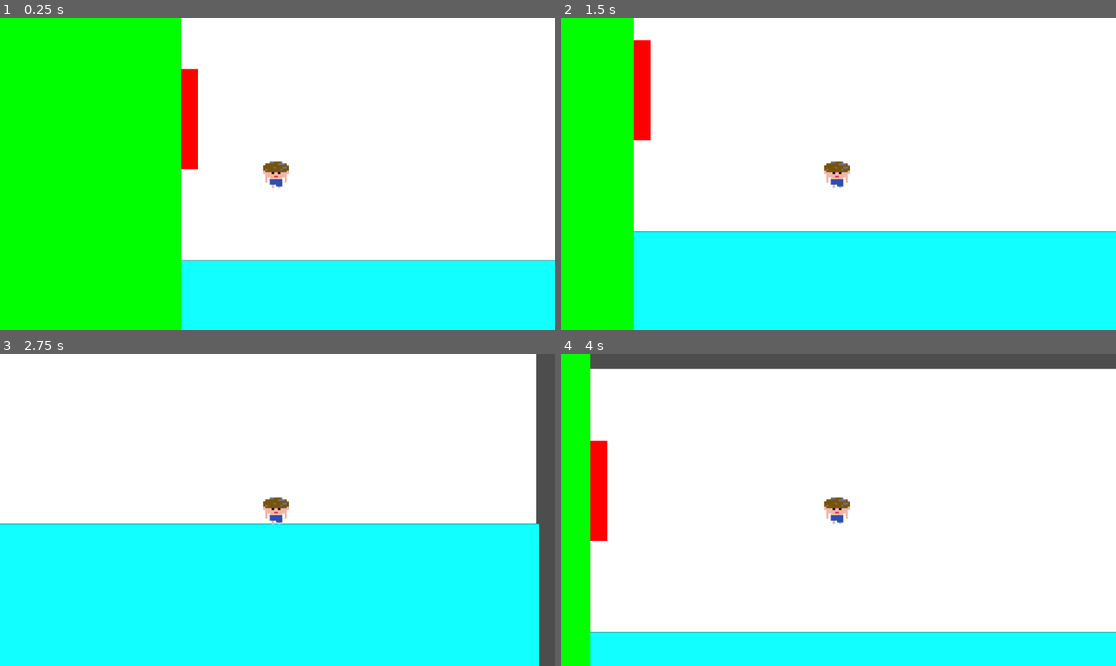
Above: before the commit, frames 1-4 (two rows, left to right).
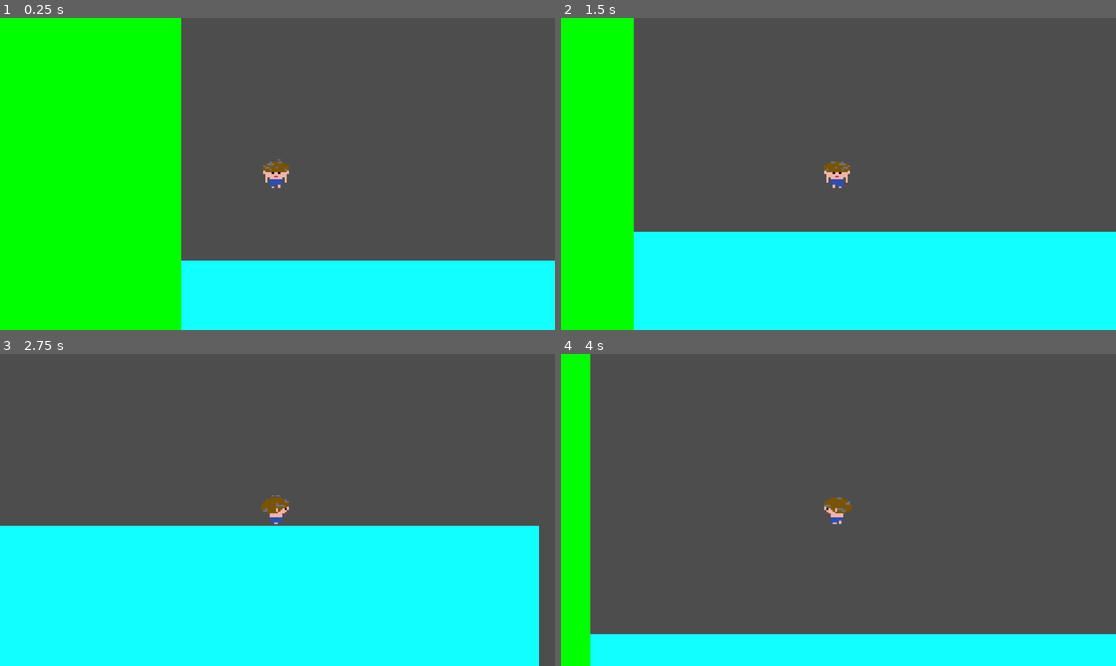
Above: after the commit, the same moments.

Repository: JohannesTammerand/Sauna.net
Game: Godot game, scene res://Assets/Scenes/node_2d.tscn
Two runs of this game, one before a commit and one after it. Both use one fixed random seed, a clock stepped at 60 frames per second and the inputs below.
Inputs:
- Up to frame 1 (0.25 s): no input
- Up to frame 2 (1.5 s): hold Right (ui_right) 0.53-1.28 s; hold Down (ui_down) from 1.28 s (still down)
- Up to frame 3 (2.75 s): release Down (ui_down) at 2.03 s; hold Right (ui_right) from 2.03 s (still down)
- Up to frame 4 (4 s): release Right (ui_right) at 2.78 s; hold Up (ui_up) 2.78-3.53 s; hold Left (ui_left) from 3.53 s (still down)

The runs differ from the first frame. In frame 1, 52% of the frame differs, in the area x 32-100%, y 0-78%; in frame 2, 59%; in frame 3, 53%; in frame 4, 81%, in the area x 5-100%, y 4-90%.

Commit message:
laup hommik

Diff:
--- a/Assets/Scenes/node_2d.tscn
+++ b/Assets/Scenes/node_2d.tscn
@@ -1,8 +1,104 @@
-[gd_scene load_steps=14 format=3 uid="uid://dcmnjyre1fap5"]
+[gd_scene load_steps=58 format=3 uid="uid://dcmnjyre1fap5"]
 
 [ext_resource type="Script" path="res://Assets/Scripts/Player.gd" id="1_ck1m6"]
 [ext_resource type="Texture2D" uid="uid://dm5e076i47qcu" path="res://Assets/Sprites/playerSpriteSheet.png" id="2_vgqls"]
 
+[sub_resource type="AtlasTexture" id="AtlasTexture_x27k0"]
+atlas = ExtResource("2_vgqls")
+region = Rect2(0, 0, 16, 16)
+
+[sub_resource type="AtlasTexture" id="AtlasTexture_nxq3k"]
+atlas = ExtResource("2_vgqls")
+region = Rect2(0, 16, 16, 16)
+
+[sub_resource type="AtlasTexture" id="AtlasTexture_r7bpn"]
+atlas = ExtResource("2_vgqls")
+region = Rect2(0, 32, 16, 16)
+
+[sub_resource type="AtlasTexture" id="AtlasTexture_xfq8y"]
+atlas = ExtResource("2_vgqls")
+region = Rect2(0, 48, 16, 16)
+
+[sub_resource type="AtlasTexture" id="AtlasTexture_50plp"]
+atlas = ExtResource("2_vgqls")
+region = Rect2(0, 64, 16, 16)
+
+[sub_resource type="AtlasTexture" id="AtlasTexture_rsxc2"]
+atlas = ExtResource("2_vgqls")
+region = Rect2(0, 80, 16, 16)
+
+[sub_resource type="AtlasTexture" id="AtlasTexture_nyf5u"]
+atlas = ExtResource("2_vgqls")
+region = Rect2(0, 96, 16, 16)
+
+[sub_resource type="AtlasTexture" id="AtlasTexture_334qs"]
+atlas = ExtResource("2_vgqls")
+region = Rect2(0, 112, 16, 16)
+
+[sub_resource type="AtlasTexture" id="AtlasTexture_xy5ly"]
+atlas = ExtResource("2_vgqls")
+region = Rect2(32, 0, 16, 16)
+
+[sub_resource type="AtlasTexture" id="AtlasTexture_61t5b"]
+atlas = ExtResource("2_vgqls")
+region = Rect2(32, 16, 16, 16)
+
+[sub_resource type="AtlasTexture" id="AtlasTexture_40r0k"]
+atlas = ExtResource("2_vgqls")
+region = Rect2(32, 32, 16, 16)
+
+[sub_resource type="AtlasTexture" id="AtlasTexture_nphti"]
+atlas = ExtResource("2_vgqls")
+region = Rect2(32, 48, 16, 16)
+
+[sub_resource type="AtlasTexture" id="AtlasTexture_ndgee"]
+atlas = ExtResource("2_vgqls")
+region = Rect2(32, 64, 16, 16)
+
+[sub_resource type="AtlasTexture" id="AtlasTexture_bg03c"]
+atlas = ExtResource("2_vgqls")
+region = Rect2(32, 80, 16, 16)
+
+[sub_resource type="AtlasTexture" id="AtlasTexture_0qj3p"]
+atlas = ExtResource("2_vgqls")
+region = Rect2(32, 96, 16, 16)
+
+[sub_resource type="AtlasTexture" id="AtlasTexture_qlu2e"]
+atlas = ExtResource("2_vgqls")
+region = Rect2(32, 112, 16, 16)
+
+[sub_resource type="AtlasTexture" id="AtlasTexture_2jte3"]
+atlas = ExtResource("2_vgqls")
+region = Rect2(16, 0, 16, 16)
+
+[sub_resource type="AtlasTexture" id="AtlasTexture_13j3d"]
+atlas = ExtResource("2_vgqls")
+region = Rect2(16, 16, 16, 16)
+
+[sub_resource type="AtlasTexture" id="AtlasTexture_8pd02"]
+atlas = ExtResource("2_vgqls")
+region = Rect2(16, 32, 16, 16)
+
+[sub_resource type="AtlasTexture" id="AtlasTexture_ljl7d"]
+atlas = ExtResource("2_vgqls")
+region = Rect2(16, 48, 16, 16)
+
+[sub_resource type="AtlasTexture" id="AtlasTexture_8jvl7"]
+atlas = ExtResource("2_vgqls")
+region = Rect2(16, 64, 16, 16)
+
+[sub_resource type="AtlasTexture" id="AtlasTexture_egloc"]
+atlas = ExtResource("2_vgqls")
+region = Rect2(16, 80, 16, 16)
+
+[sub_resource type="AtlasTexture" id="AtlasTexture_p3va1"]
+atlas = ExtResource("2_vgqls")
+region = Rect2(16, 96, 16, 16)
+
+[sub_resource type="AtlasTexture" id="AtlasTexture_tfjnf"]
+atlas = ExtResource("2_vgqls")
+region = Rect2(16, 112, 16, 16)
+
 [sub_resource type="AtlasTexture" id="AtlasTexture_rf4u8"]
 atlas = ExtResource("2_vgqls")
 region = Rect2(64, 0, 16, 16)
@@ -34,11 +130,162 @@
 [sub_resource type="AtlasTexture" id="AtlasTexture_owexa"]
 atlas = ExtResource("2_vgqls")
 region = Rect2(64, 112, 16, 16)
+
+[sub_resource type="AtlasTexture" id="AtlasTexture_4mrki"]
+atlas = ExtResource("2_vgqls")
+region = Rect2(96, 0, 16, 16)
+
+[sub_resource type="AtlasTexture" id="AtlasTexture_qoltc"]
+atlas = ExtResource("2_vgqls")
+region = Rect2(96, 16, 16, 16)
+
+[sub_resource type="AtlasTexture" id="AtlasTexture_xoe8c"]
+atlas = ExtResource("2_vgqls")
+region = Rect2(96, 32, 16, 16)
+
+[sub_resource type="AtlasTexture" id="AtlasTexture_qhi3i"]
+atlas = ExtResource("2_vgqls")
+region = Rect2(96, 48, 16, 16)
+
+[sub_resource type="AtlasTexture" id="AtlasTexture_4ik05"]
+atlas = ExtResource("2_vgqls")
+region = Rect2(96, 64, 16, 16)
+
+[sub_resource type="AtlasTexture" id="AtlasTexture_n5put"]
+atlas = ExtResource("2_vgqls")
+region = Rect2(96, 80, 16, 16)
+
+[sub_resource type="AtlasTexture" id="AtlasTexture_xb5d6"]
+atlas = ExtResource("2_vgqls")
+region = Rect2(96, 96, 16, 16)
+
+[sub_resource type="AtlasTexture" id="AtlasTexture_0xsfs"]
+atlas = ExtResource("2_vgqls")
+region = Rect2(96, 112, 16, 16)
+
+[sub_resource type="AtlasTexture" id="AtlasTexture_iatyd"]
+atlas = ExtResource("2_vgqls")
+region = Rect2(80, 0, 16, 16)
+
+[sub_resource type="AtlasTexture" id="AtlasTexture_lmfee"]
+atlas = ExtResource("2_vgqls")
+region = Rect2(80, 16, 16, 16)
+
+[sub_resource type="AtlasTexture" id="AtlasTexture_okjbi"]
+atlas = ExtResource("2_vgqls")
+region = Rect2(80, 32, 16, 16)
+
+[sub_resource type="AtlasTexture" id="AtlasTexture_g7u6s"]
+atlas = ExtResource("2_vgqls")
+region = Rect2(80, 48, 16, 16)
+
+[sub_resource type="AtlasTexture" id="AtlasTexture_uv5ey"]
+atlas = ExtResource("2_vgqls")
+region = Rect2(80, 64, 16, 16)
+
+[sub_resource type="AtlasTexture" id="AtlasTexture_kjk31"]
+atlas = ExtResource("2_vgqls")
+region = Rect2(80, 80, 16, 16)
+
+[sub_resource type="AtlasTexture" id="AtlasTexture_lpyap"]
+atlas = ExtResource("2_vgqls")
+region = Rect2(80, 96, 16, 16)
+
+[sub_resource type="AtlasTexture" id="AtlasTexture_cojgy"]
+atlas = ExtResource("2_vgqls")
+region = Rect2(80, 112, 16, 16)
 
 [sub_resource type="SpriteFrames" id="SpriteFrames_gesk0"]
 animations = [{
 "frames": [{
 "duration": 1.0,
+"texture": SubResource("AtlasTexture_x27k0")
+}, {
+"duration": 1.0,
+"texture": SubResource("AtlasTexture_nxq3k")
+}, {
+"duration": 1.0,
+"texture": SubResource("AtlasTexture_r7bpn")
+}, {
+"duration": 1.0,
+"texture": SubResource("AtlasTexture_xfq8y")
+}, {
+"duration": 1.0,
+"texture": SubResource("AtlasTexture_50plp")
+}, {
+"duration": 1.0,
+"texture": SubResource("AtlasTexture_rsxc2")
+}, {
+"duration": 1.0,
+"texture": SubResource("AtlasTexture_nyf5u")
+}, {
+"duration": 1.0,
+"texture": SubResource("AtlasTexture_334qs")
+}],
+"loop": true,
+"name": &"idleDown",
+"speed": 5.0
+}, {
+"frames": [{
+"duration": 1.0,
+"texture": SubResource("AtlasTexture_xy5ly")
+}, {
+"duration": 1.0,
+"texture": SubResource("AtlasTexture_61t5b")
+}, {
+"duration": 1.0,
+"texture": SubResource("AtlasTexture_40r0k")
+}, {
+"duration": 1.0,
+"texture": SubResource("AtlasTexture_nphti")
+}, {
+"duration": 1.0,
+"texture": SubResource("AtlasTexture_ndgee")
+}, {
+"duration": 1.0,
+"texture": SubResource("AtlasTexture_bg03c")
+}, {
+"duration": 1.0,
+"texture": SubResource("AtlasTexture_0qj3p")
+}, {
+"duration": 1.0,
+"texture": SubResource("AtlasTexture_qlu2e")
+}],
+"loop": true,
+"name": &"idleRight",
+"speed": 5.0
+}, {
+"frames": [{
+"duration": 1.0,
+"texture": SubResource("AtlasTexture_2jte3")
+}, {
+"duration": 1.0,
+"texture": SubResource("AtlasTexture_13j3d")
+}, {
+"duration": 1.0,
+"texture": SubResource("AtlasTexture_8pd02")
+}, {
+"duration": 1.0,
+"texture": SubResource("AtlasTexture_ljl7d")
+}, {
+"duration": 1.0,
+"texture": SubResource("AtlasTexture_8jvl7")
+}, {
+"duration": 1.0,
+"texture": SubResource("AtlasTexture_egloc")
+}, {
+"duration": 1.0,
+"texture": SubResource("AtlasTexture_p3va1")
+}, {
+"duration": 1.0,
+"texture": SubResource("AtlasTexture_tfjnf")
+}],
+"loop": true,
+"name": &"idleUp",
+"speed": 5.0
+}, {
+"frames": [{
+"duration": 1.0,
 "texture": SubResource("AtlasTexture_rf4u8")
 }, {
 "duration": 1.0,
@@ -64,15 +311,89 @@
 }],
 "loop": true,
 "name": &"moveDown",
+"speed": 5.0
+}, {
+"frames": [{
+"duration": 1.0,
+"texture": SubResource("AtlasTexture_4mrki")
+}, {
+"duration": 1.0,
+"texture": SubResource("AtlasTexture_qoltc")
+}, {
+"duration": 1.0,
+"texture": SubResource("AtlasTexture_xoe8c")
+}, {
+"duration": 1.0,
+"texture": SubResource("AtlasTexture_qhi3i")
+}, {
+"duration": 1.0,
+"texture": SubResource("AtlasTexture_4ik05")
+}, {
+"duration": 1.0,
+"texture": SubResource("AtlasTexture_n5put")
+}, {
+"duration": 1.0,
+"texture": SubResource("AtlasTexture_xb5d6")
+}, {
+"duration": 1.0,
+"texture": SubResource("AtlasTexture_0xsfs")
+}],
+"loop": true,
+"name": &"moveRight",
+"speed": 5.0
+}, {
+"frames": [{
+"duration": 1.0,
+"texture": SubResource("AtlasTexture_iatyd")
+}, {
+"duration": 1.0,
+"texture": SubResource("AtlasTexture_lmfee")
+}, {
+"duration": 1.0,
+"texture": SubResource("AtlasTexture_okjbi")
+}, {
+"duration": 1.0,
+"texture": SubResource("AtlasTexture_g7u6s")
+}, {
+"duration": 1.0,
+"texture": SubResource("AtlasTexture_uv5ey")
+}, {
+"duration": 1.0,
+"texture": SubResource("AtlasTexture_kjk31")
+}, {
+"duration": 1.0,
+"texture": SubResource("AtlasTexture_lpyap")
+}, {
+"duration": 1.0,
+"texture": SubResource("AtlasTexture_cojgy")
+}],
+"loop": true,
+"name": &"moveUp",
 "speed": 5.0
 }]
 
 [sub_resource type="RectangleShape2D" id="RectangleShape2D_rh7us"]
 size = Vector2(54, 55)
 
+[sub_resource type="SegmentShape2D" id="SegmentShape2D_yy17q"]
+a = Vector2(95.5, 297.5)
+b = Vector2(2.5, 296.5)
+
+[sub_resource type="SegmentShape2D" id="SegmentShape2D_iapdx"]
+a = Vector2(1168.5, -245.5)
+b = Vector2(1175.5, 294.5)
+
+[sub_resource type="SegmentShape2D" id="SegmentShape2D_1vqyl"]
+a = Vector2(1172.5, -252.5)
+b = Vector2(0.5, -248.5)
+
+[sub_resource type="SegmentShape2D" id="SegmentShape2D_13n3w"]
+a = Vector2(1.5, -247.5)
+b = Vector2(2.5, 296.5)
+
 [sub_resource type="SegmentShape2D" id="SegmentShape2D_dqr4e"]
-a = Vector2(286.5, 299.5)
-b = Vector2(1181.5, 296.5)
+a = Vector2(1175.5, 290.5)
+b = Vector2(295.5, 297.5)
 
 [node name="Node2D" type="Node2D"]
 
@@ -85,7 +406,10 @@
 position = Vector2(-3, 0)
 scale = Vector2(4.4375, 3.6875)
 sprite_frames = SubResource("SpriteFrames_gesk0")
-animation = &"moveDown"
+animation = &"idleDown"
+autoplay = "idleDown"
+frame = 2
+frame_progress = 0.54228
 
 [node name="Camera2D" type="Camera2D" parent="CharacterBody2D"]
 
@@ -94,12 +418,6 @@
 shape = SubResource("RectangleShape2D_rh7us")
 
 [node name="Map" type="Node" parent="."]
-
-[node name="Sauna" type="ColorRect" parent="Map"]
-offset_left = 140.0
-offset_top = -363.0
-offset_right = 1312.0
-offset_bottom = 183.0
 
 [node name="Shower" type="ColorRect" parent="Map"]
 offset_left = 140.0
@@ -116,10 +434,10 @@
 color = Color(0.0666667, 0.117647, 1, 1)
 
 [node name="Heating" type="ColorRect" parent="Map"]
-offset_left = 139.0
-offset_top = -214.0
-offset_right = 175.0
-offset_bottom = -6.0
+offset_left = 1902.0
+offset_top = 519.0
+offset_right = 1938.0
+offset_bottom = 727.0
 color = Color(1, 0, 0, 1)
 
 [node name="Forest" type="ColorRect" parent="Map"]
@@ -133,11 +451,19 @@
 
 [node name="CollisionShape2D" type="CollisionShape2D" parent="Walls"]
 position = Vector2(137.5, -114.5)
-shape = SubResource("SegmentShape2D_dqr4e")
+shape = SubResource("SegmentShape2D_yy17q")
+
+[node name="CollisionShape2D5" type="CollisionShape2D" parent="Walls"]
+position = Vector2(137.5, -114.5)
+shape = SubResource("SegmentShape2D_iapdx")
+
+[node name="CollisionShape2D4" type="CollisionShape2D" parent="Walls"]
+position = Vector2(137.5, -114.5)
+shape = SubResource("SegmentShape2D_1vqyl")
 
 [node name="CollisionShape2D2" type="CollisionShape2D" parent="Walls"]
 position = Vector2(137.5, -114.5)
-shape = SubResource("SegmentShape2D_dqr4e")
+shape = SubResource("SegmentShape2D_13n3w")
 
 [node name="CollisionShape2D3" type="CollisionShape2D" parent="Walls"]
 position = Vector2(137.5, -114.5)
--- a/Assets/Scripts/Player.gd
+++ b/Assets/Scripts/Player.gd
@@ -4,8 +4,13 @@
 const SPEED = 300.0
 const JUMP_VELOCITY = -400.0
 
+@onready var animated_sprite = $AnimatedSprite2D
 
-func _physics_process(delta):
+var lastDir = [0, 0]
+
+func _physics_process(_delta):
+	animated_sprite.flip_h = false
+
 	var directionX = Input.get_axis("ui_left", "ui_right")
 	if directionX:
 		velocity.x = directionX * SPEED
@@ -18,4 +23,25 @@
 	else:
 		velocity.y = move_toward(velocity.y, 0, SPEED)
 
+	if directionX > 0:
+		animated_sprite.play("moveRight")
+	elif directionX < 0:
+		animated_sprite.play("moveRight")
+		animated_sprite.flip_h = true
+	elif directionY < 0:
+		animated_sprite.play("moveUp")
+	elif directionY > 0:
+		animated_sprite.play("moveDown")
+	elif lastDir[0] > 0:
+		animated_sprite.play("idleRight")
+	elif lastDir[0] < 0:
+		animated_sprite.play("idleRight")
+		animated_sprite.flip_h = true
+	elif lastDir[1] < 0:
+		animated_sprite.play("idleUp")
+	elif lastDir[1] > 0:
+		animated_sprite.play("idleDown")
+	if directionX || directionY:
+		lastDir = [directionX, directionY]
+
 	move_and_slide()
Not shown, added: Assets/Sprites/Saun.png.import
Not shown, added: Assets/Sprites/Saun4.png.import
